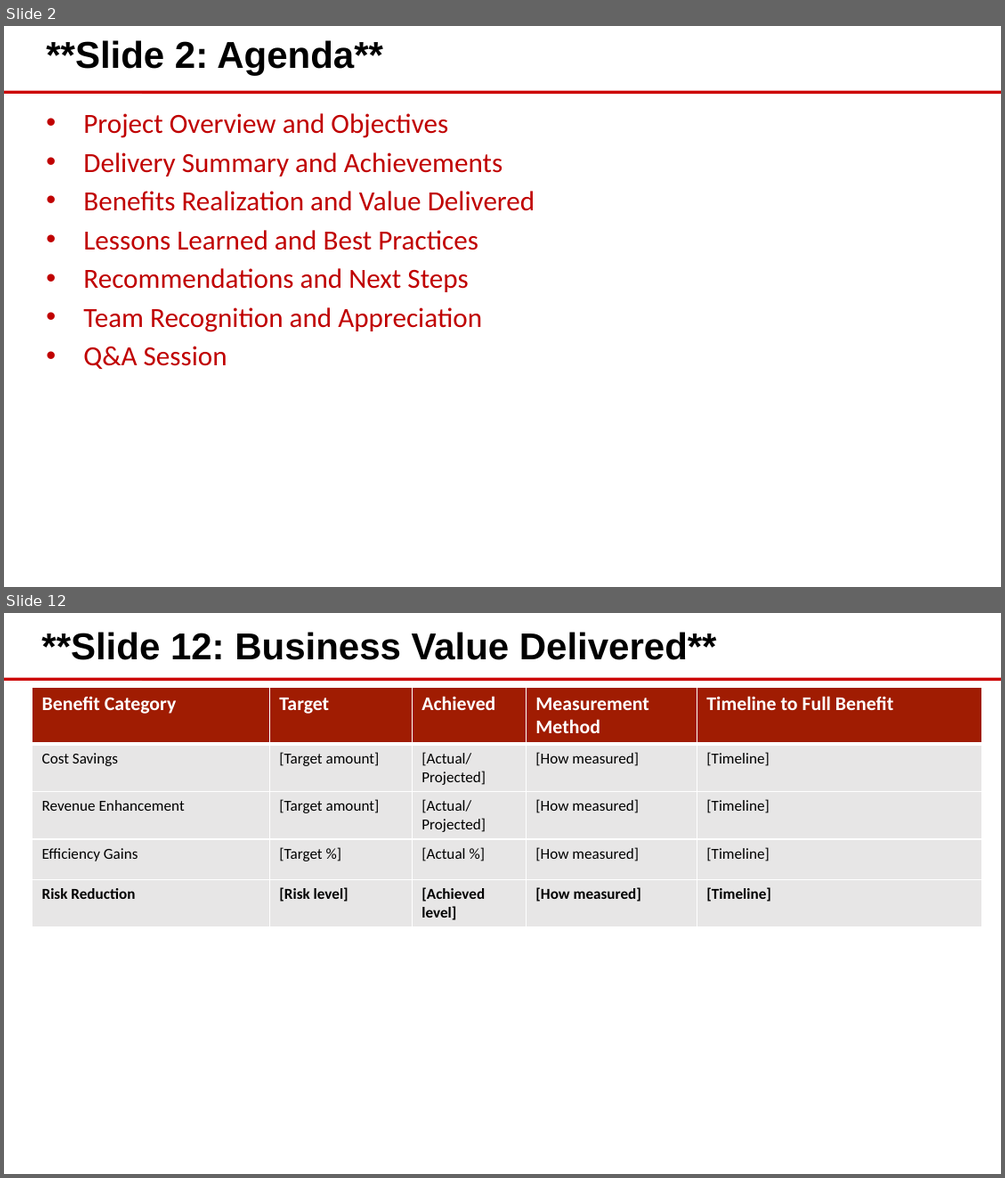
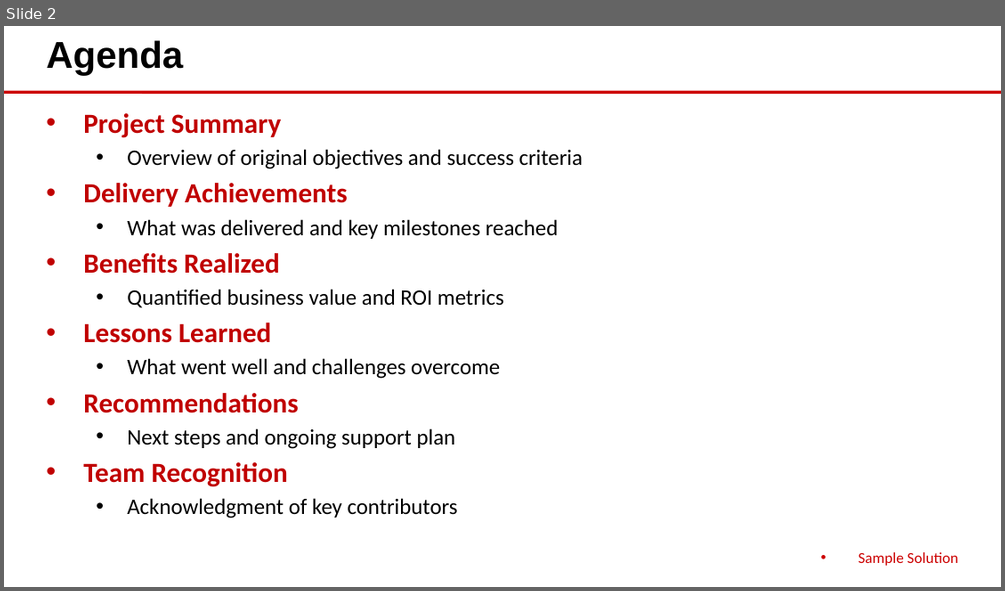
Before and after one commit to eoframework/solutions, a slide deck: solution-template/sample-provider/sample-category/sample-solution/delivery/closeout-presentation.pptx. Shown one above the other, each under a label of ours: slides 2 and 12 before the commit, slide 2 after it; the slides between them are not shown. The pictures are 1005x1178 and 1005x591 pixels, drawn with LibreOffice and Linux fonts; fonts in the diff are those of the drawing; background and template pictures are left out. Boxes give left, top, right and bottom in pixels: in the first picture for what was removed or moved away, otherwise in the second. Text is boxed around its words. In the diff, an @@ line names an element or a change of style, - is before the commit and + after.

Commit message:
Update solution-template with consolidated delivery structure
- Update detailed-design.md with universal 10-section structure
- Add contextual intro text to all sections before tables/bullets/diagrams
- Consolidate legacy files into project-plan.csv and implementation-guide.md:
  - roles.csv → RACI Matrix section in project-plan.csv
  - communication-plan.csv → Communications Plan section in project-plan.csv
  - training-plan.csv → Training Program section in implementation-guide.md
- Remove requirements.csv (belongs in presales SOW)
- Regenerate all Office files with updated converters
- Update delivery README with new structure reference

```diff
--- a/solution-template/sample-provider/sample-category/sample-solution/delivery/closeout-presentation.pptx
+++ b/solution-template/sample-provider/sample-category/sample-solution/delivery/closeout-presentation.pptx
@@ slide 12 removed at (x1=4, y1=613, x2=1001, y2=1174), background #FFFFFF; not listed: 1 template element that a slide beside it also shows @@
@@ text removed at (x1=41, y1=632, x2=717, y2=660) @@
-**Slide 12: Business Value Delivered**
@@ table removed at (x1=32, y1=687, x2=981, y2=924), 5 rows, 5 columns @@
-Benefit Category | Target | Achieved | Measurement Method | Timeline to Full Benefit
-Cost Savings | [Target amount] | [Actual/Projected] | [How measured] | [Timeline]
-Revenue Enhancement | [Target amount] | [Actual/Projected] | [How measured] | [Timeline]
-Efficiency Gains | [Target %] | [Actual %] | [How measured] | [Timeline]
-Risk Reduction | [Risk level] | [Achieved level] | [How measured] | [Timeline]
@@ slide 2 changed as well @@
@@ text at (x1=46, y1=40, x2=183, y2=76): text changed @@
-**Slide 2: Agenda**
+Agenda
@@ text at (x1=83, y1=113, x2=582, y2=518): text changed; size 20 to 16 pt; text colour #C00000 to #000000 @@
-• Project Overview and Objectives
-• Delivery Summary and Achievements
-• Benefits Realization and Value Delivered
-• Lessons Learned and Best Practices
-• Recommendations and Next Steps
-• Team Recognition and Appreciation
-• Q&A Session
+• Project Summary
+  • Overview of original objectives and success criteria
+• Delivery Achievements
+  • What was delivered and key milestones reached
+• Benefits Realized
+  • Quantified business value and ROI metrics
+• Lessons Learned
+  • What went well and challenges overcome
+• Recommendations
+  • Next steps and ongoing support plan
+• Team Recognition
+  • Acknowledgment of key contributors
@@ text added at (x1=858, y1=552, x2=958, y2=565), 11 pt, text #CC0000 @@
+• Sample Solution
```
Also in this commit, not shown: 1 other slide changed, 9 slides added, 33 other slides removed, 20 other files.
